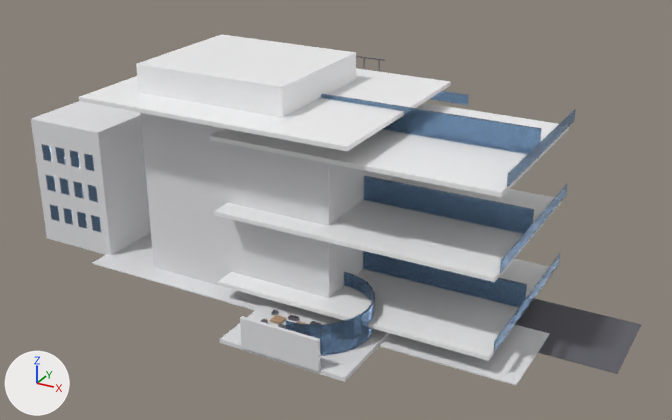
An edit to the Blender file edificio.blend, drawn before and after from the same camera.
Camera for both pictures: a camera (50 mm lens) standing at (41.3, -63.5, 38.4) and looking at (5.8, 1.0, 6.2). Every picture has the same lights, and +X, +Y and +Z are marked at lower left. The picture after the commit comes second.
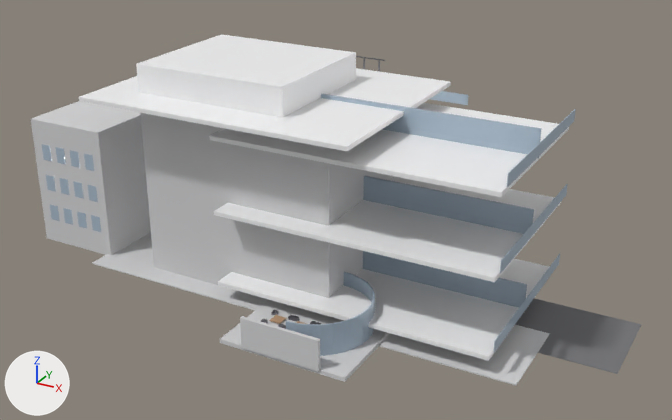
The change in detail:
Material 'Concreto' (mat_concreto) changes colour from white #e5e5e7 to light grey #d3d3d4; in linear values from (0.78, 0.78, 0.8) to (0.65, 0.65, 0.66).
In material 'Cristal' (mat_cristal), metallic goes from 0.4 to 0.0.
In material 'Cristal' (mat_cristal), transmission_weight is no longer 0.85.
Material 'Cristal' (mat_cristal) changes colour from blue #7ca0c4 to blue #aabccb; in linear values from (0.2, 0.35, 0.55) to (0.4, 0.5, 0.6).
In material 'Cristal' (mat_cristal), roughness goes from 0.15 to 0.1.
Material 'Asfalto' (mat_asfalto) changes colour from dark grey #616169 to grey #767679; in linear values from (0.12, 0.12, 0.14) to (0.18, 0.18, 0.19).

Pixel boxes (x1, y1, x2, y2) of what changed, in the pictures (672 x 420 px):
'nucleo_central', recoloured (white to light grey)
    both: (140, 113, 393, 298)
'edificio_fondo', recoloured (white to light grey)
    both: (31, 101, 151, 255)
'acera', recoloured
    both: (92, 233, 550, 386)
'calle', recoloured (dark grey to grey)
    both: (515, 298, 642, 374)
'cristal_x_2', recoloured, surface changed
    both: (363, 176, 534, 234)
'cristal_x_4', recoloured, surface changed
    both: (321, 94, 542, 158)
'cristal_x_0', recoloured, surface changed
    both: (363, 251, 527, 308)
'muro_trasero_rest', recoloured (white to light grey)
    both: (240, 316, 320, 371)
'barandilla_4', recoloured, surface changed
    both: (507, 109, 576, 187)
'barandilla_2', recoloured, surface changed
    both: (500, 184, 568, 272)
'barandilla_0', recoloured, surface changed
    both: (494, 254, 560, 353)
'curva_3', recoloured, surface changed
    both: (320, 323, 333, 356)
'curva_4', recoloured, surface changed
    both: (332, 321, 344, 355)
'barandilla_3', recoloured, surface changed
    both: (430, 91, 468, 105)
'curva_5', recoloured, surface changed
    both: (343, 318, 354, 352)
'curva_6', recoloured, surface changed
    both: (354, 314, 362, 348)
'curva_7', recoloured, surface changed
    both: (361, 309, 369, 344)
'curva_2', recoloured, surface changed
    both: (308, 324, 321, 356)
'vent_fondo_2_3', recoloured, surface changed
    both: (84, 153, 94, 171)
'vent_fondo_2_2', recoloured, surface changed
    both: (70, 150, 80, 168)
'vent_fondo_1_3', recoloured, surface changed
    both: (88, 185, 98, 202)
'vent_fondo_2_1', recoloured, surface changed
    both: (55, 147, 66, 165)
'vent_fondo_1_2', recoloured, surface changed
    both: (73, 181, 84, 199)
'vent_fondo_0_3', recoloured, surface changed
    both: (91, 215, 101, 232)
'vent_fondo_2_0', recoloured, surface changed
    both: (42, 144, 52, 161)
'vent_fondo_1_1', recoloured, surface changed
    both: (59, 178, 70, 195)
'vent_fondo_0_2', recoloured, surface changed
    both: (77, 212, 87, 228)
'vent_fondo_1_0', recoloured, surface changed
    both: (46, 175, 56, 192)
'vent_fondo_0_1', recoloured, surface changed
    both: (63, 208, 73, 225)
'curva_15', recoloured, surface changed
    both: (344, 272, 354, 288)
'vent_fondo_0_0', recoloured, surface changed
    both: (50, 205, 60, 221)
'curva_1', recoloured, surface changed
    both: (297, 323, 308, 335)
'curva_14', recoloured, surface changed
    both: (352, 275, 360, 292)
'curva_8', recoloured, surface changed
    both: (368, 304, 373, 339)
'curva_0', recoloured, surface changed
    both: (286, 321, 297, 332)
'curva_13', recoloured, surface changed
    both: (360, 278, 367, 296)
'curva_11', recoloured, surface changed
    both: (371, 287, 375, 303)
